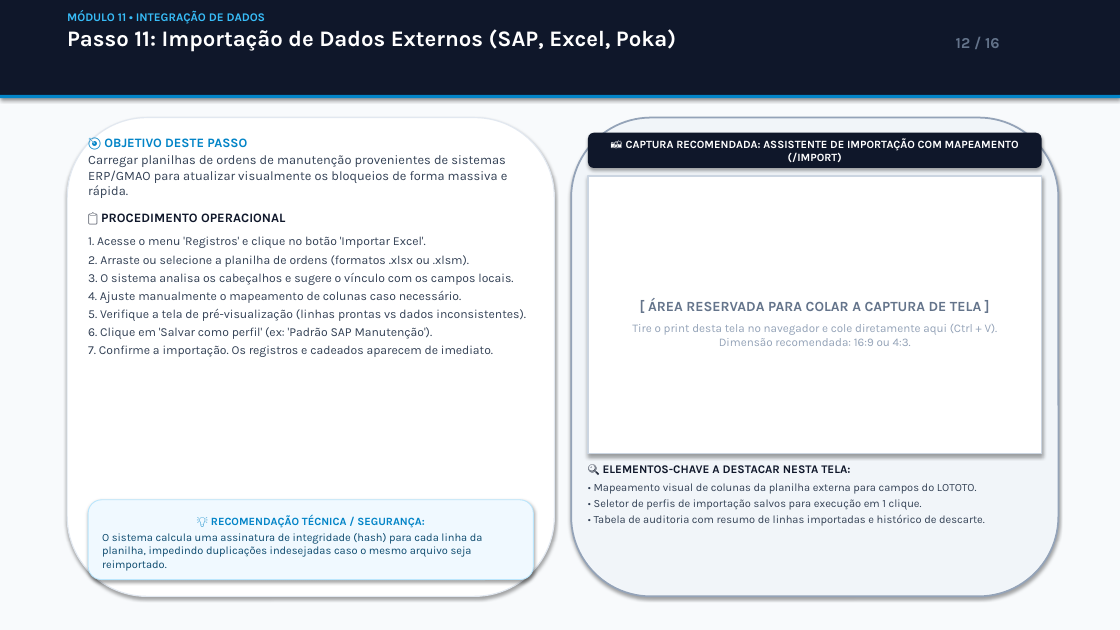
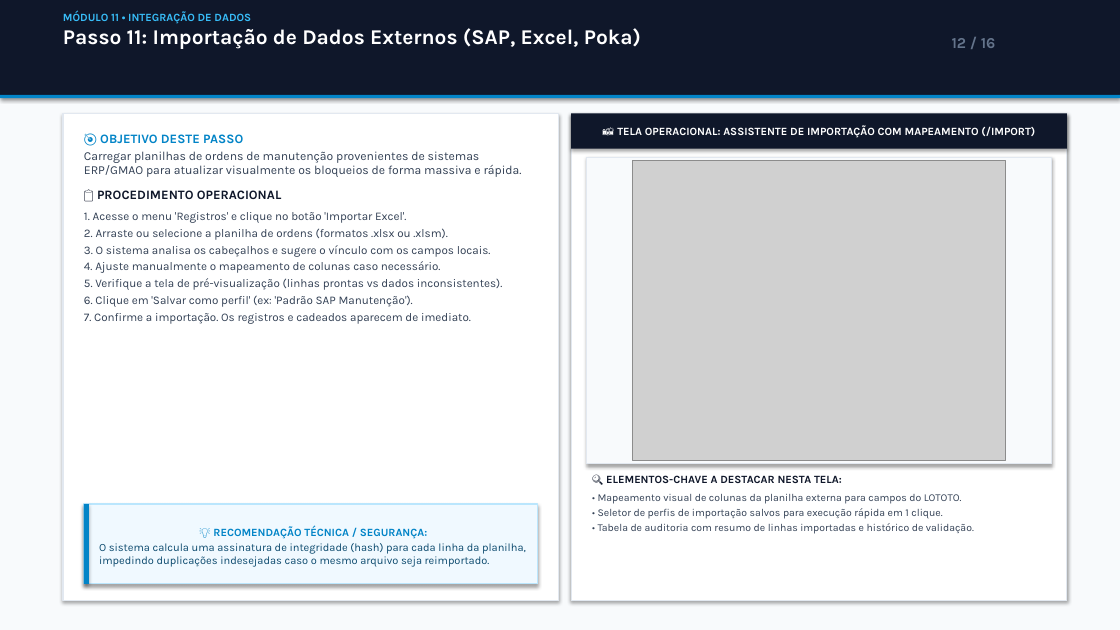
Before and after one commit to devrodrigo777/factory_map_1_online, a slide deck: slide 12 of client/public/Passo_a_Passo_EasyLOTOTO_for_Knauf.pptx. Drawn at 1120x630 pixels with LibreOffice and Linux fonts; fonts in the diff are those of the drawing; grey boxes stand for pictures. Boxes give left, top, right and bottom in pixels: in the first picture for what was removed or moved away, otherwise in the second. Text is boxed around its words. In the diff, an @@ line names an element or a change of style, - is before the commit and + after.

Commit message:
docs: update Passo_a_Passo_EasyLOTOTO_for_Knauf.pptx with embedded screenshots and clean rectangular design

```diff
--- a/client/public/Passo_a_Passo_EasyLOTOTO_for_Knauf.pptx
+++ b/client/public/Passo_a_Passo_EasyLOTOTO_for_Knauf.pptx
@@ text "MÓDULO 11 • INTEGRAÇÃO DE ..." at [63, 11, 641, 49]: size 10 to 9.5 pt in "MÓDULO 11 • INTEGRAÇÃO DE DADOS"; size 19 to 18 pt in "Passo 11: Importação de Dados Externos (SAP, ..." @@
@@ text "12 / 16": place and size @@
-text "12 / 16" at [956, 38, 1000, 48]
+text "12 / 16" at [952, 38, 996, 48]
@@ rectangle: place and size @@
-rectangle at [67, 118, 555, 597]
+rectangle at [63, 113, 559, 601]
@@ rectangle at [63, 113, 559, 601]: rounded rectangle to rectangle @@
@@ rectangle "📸 TELA OPERACIONAL: ASSISTENTE DE ..." at [571, 113, 1067, 149]: rounded rectangle to rectangle @@
@@ rectangle "📸 TELA OPERACIONAL: ASSISTENTE DE ...": place and size @@
-rectangle "📸 TELA OPERACIONAL: ASSISTENTE DE ..." at [588, 133, 1042, 168]
+rectangle "📸 TELA OPERACIONAL: ASSISTENTE DE ..." at [571, 113, 1067, 149]
@@ rounded rectangle removed at [571, 118, 1059, 597] @@
@@ rectangle added at [571, 113, 1067, 601], fill #FFFFFF, outline #E2E8F0 1 pt @@
@@ text in rectangle at [617, 125, 1035, 138]: text changed @@
-📸 CAPTURA RECOMENDADA: ASSISTENTE DE IMPORTAÇÃO COM MAPEAMENTO (/IMPORT)
+📸 TELA OPERACIONAL: ASSISTENTE DE IMPORTAÇÃO COM MAPEAMENTO (/IMPORT)
@@ text at [84, 151, 522, 324]: size 11 to 10.5 pt in "Carregar planilhas de ordens de manutenção provenientes ..."; size 10.5 to 10 pt in "1. Acesse o menu 'Registros' e clique ...", "2. Arraste ou selecione a planilha de ...", "3. O sistema analisa os cabeçalhos e ...", "4. Ajuste manualmente o mapeamento de colunas ..." and 3 more places; less space between paragraphs @@
@@ rectangle added at [586, 157, 1052, 464], fill #F8FAFC, outline #E2E8F0 1 pt @@
@@ rectangle removed at [588, 176, 1042, 454] @@
-[ ÁREA RESERVADA PARA COLAR A CAPTURA DE TELA ]
-Tire o print desta tela no navegador e cole diretamente aqui (Ctrl + V).
-Dimensão recomendada: 16:9 ou 4:3.
@@ picture added at [633, 160, 1007, 460] @@
@@ text "🔍 ELEMENTOS-CHAVE A DESTACAR NESTA ...": place and size @@
-text "🔍 ELEMENTOS-CHAVE A DESTACAR NESTA ..." at [594, 465, 985, 526]
+text "🔍 ELEMENTOS-CHAVE A DESTACAR NESTA ..." at [598, 475, 974, 534]
@@ text at [598, 475, 962, 504]: size 10 to 9.5 pt in "🔍 ELEMENTOS-CHAVE A DESTACAR NESTA TELA:"; size 9.5 to 9 pt in "• Mapeamento visual de colunas da planilha ..." @@
@@ rectangle "💡 RECOMENDAÇÃO TÉCNICA / SEGURANÇA:": place and size @@
-rectangle "💡 RECOMENDAÇÃO TÉCNICA / SEGURANÇA:" at [88, 500, 534, 580]
+rectangle "💡 RECOMENDAÇÃO TÉCNICA / SEGURANÇA:" at [84, 504, 538, 584]
@@ rectangle "💡 RECOMENDAÇÃO TÉCNICA / SEGURANÇA:" at [84, 504, 538, 584]: rounded rectangle to rectangle; outline #BAE6FD 0.75 pt to #BAE6FD 1 pt @@
@@ rectangle added at [84, 504, 89, 584], fill #0284C7 @@
@@ text at [598, 508, 974, 534]: text changed; size 9.5 to 9 pt @@
-• Seletor de perfis de importação salvos para execução em 1 clique.
-• Tabela de auditoria com resumo de linhas importadas e histórico de descarte.
+• Seletor de perfis de importação salvos para execução rápida em 1 clique.
+• Tabela de auditoria com resumo de linhas importadas e histórico de validação.
```
Also in this commit, not shown: 15 other slides changed, 1 other file.
